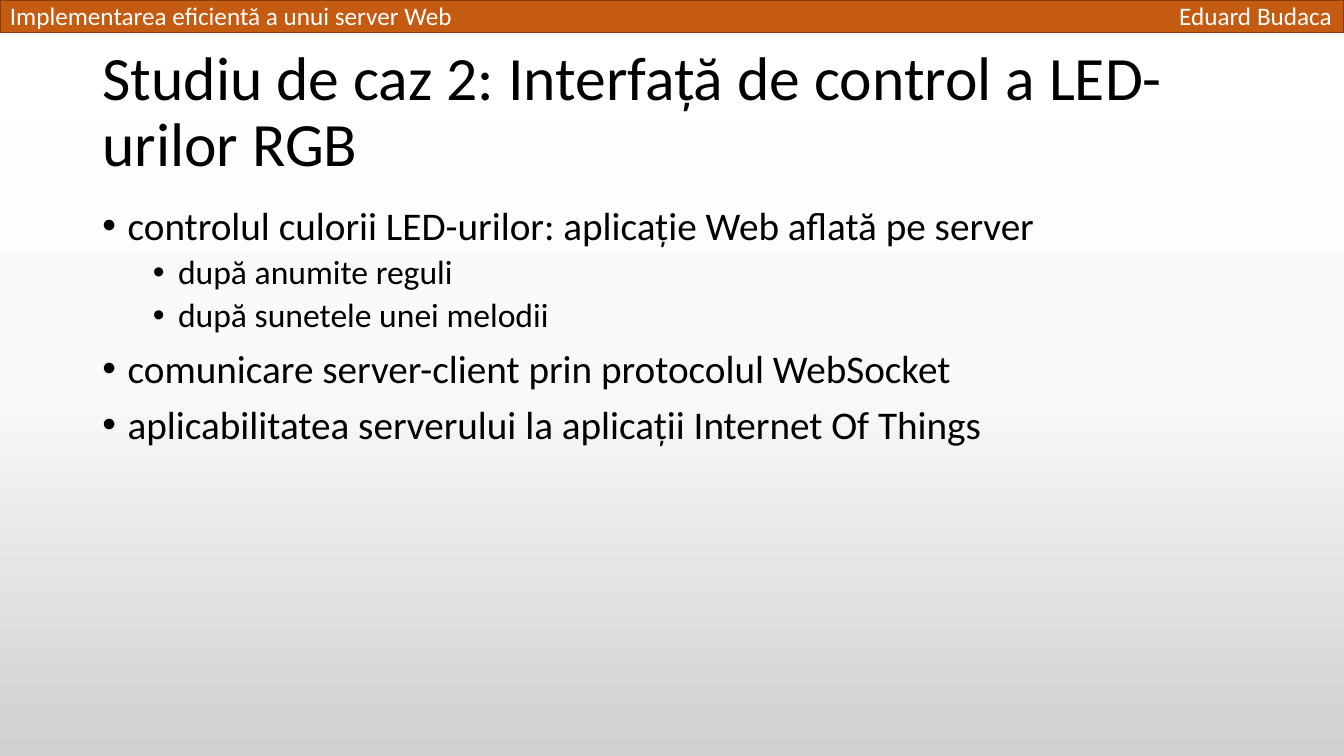
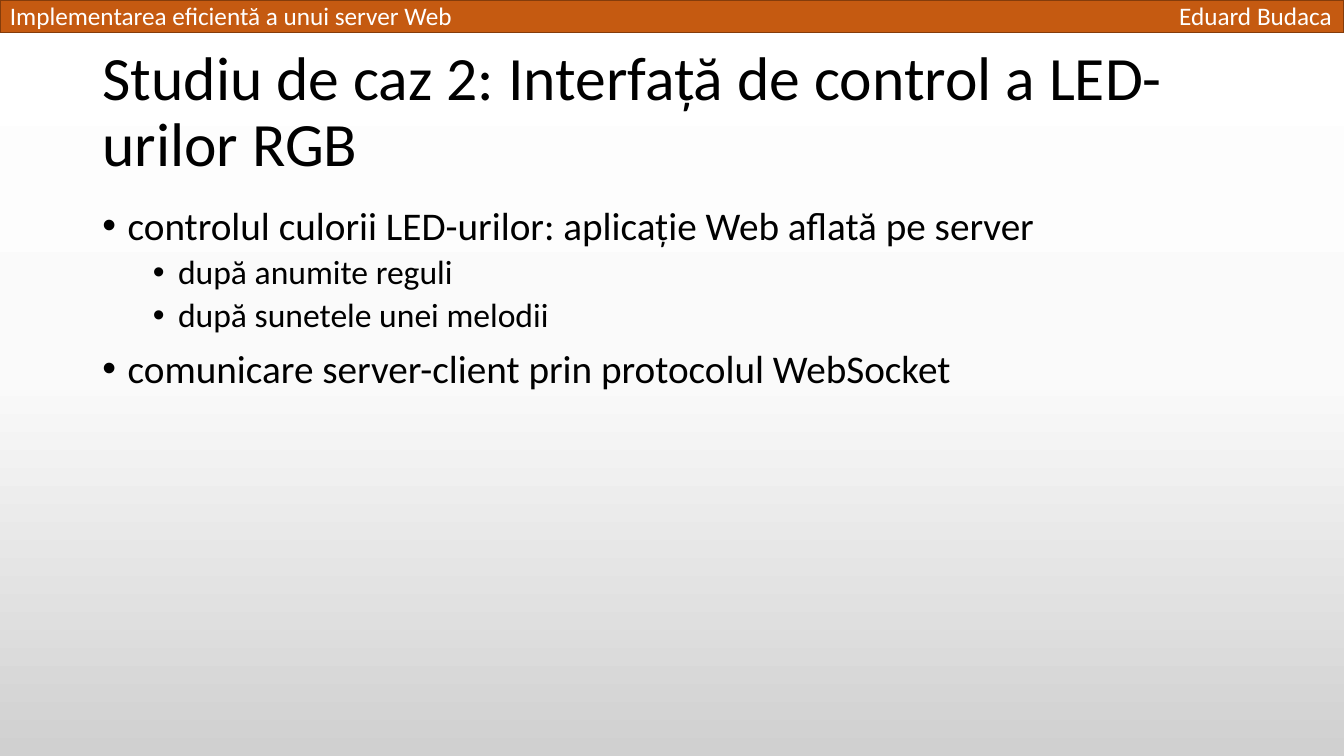
Before and after one commit to TED-996/bachelor-thesis-pack, a slide deck: slide 16 of Licenta2018BudacaEduard/Implementarea eficientă a unui server Web.pptx (slide 19 before the commit). Drawn at 1344x756 pixels with LibreOffice and Linux fonts; fonts in the diff are those of the drawing. Boxes give left, top, right and bottom in pixels: in the first picture for what was removed or moved away, otherwise in the second. Text is boxed around its words. In the diff, an @@ line names an element or a change of style, - is before the commit and + after.

```diff
--- a/Licenta2018BudacaEduard/Implementarea eficientă a unui server Web.pptx
+++ b/Licenta2018BudacaEduard/Implementarea eficientă a unui server Web.pptx
@@ text at bbox=[128, 411, 981, 447]: paragraph removed @@
-• aplicabilitatea serverului la aplicații Internet Of Things
```
Also in this commit, not shown: 6 other slides changed, 3 slides removed.
